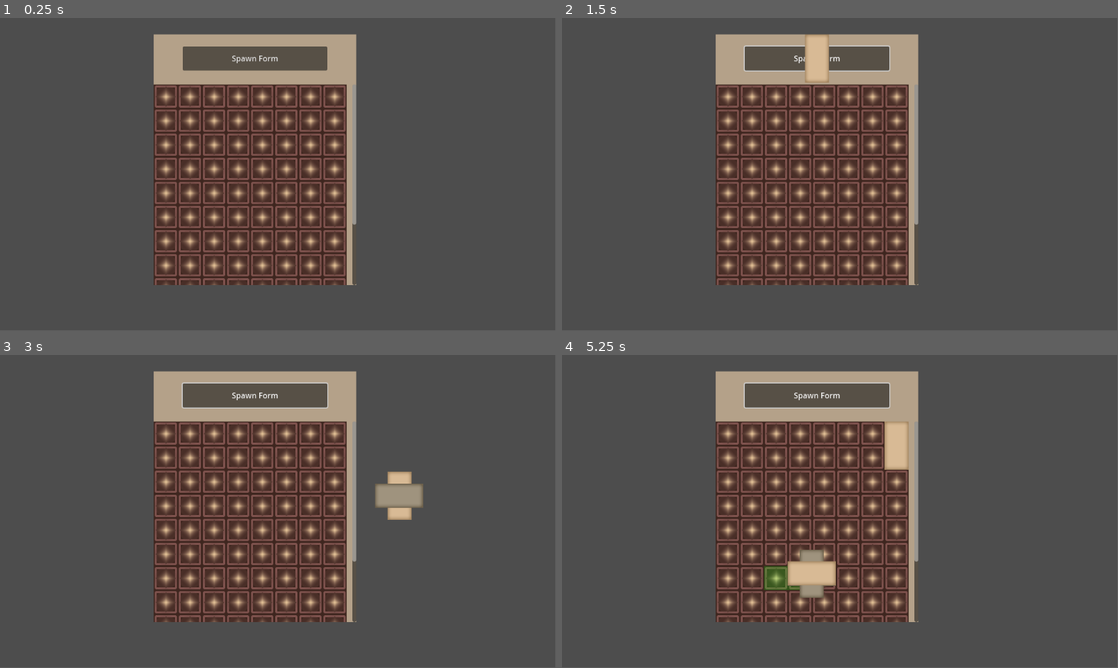
Above: before the commit, frames 1-4 (two rows, left to right).
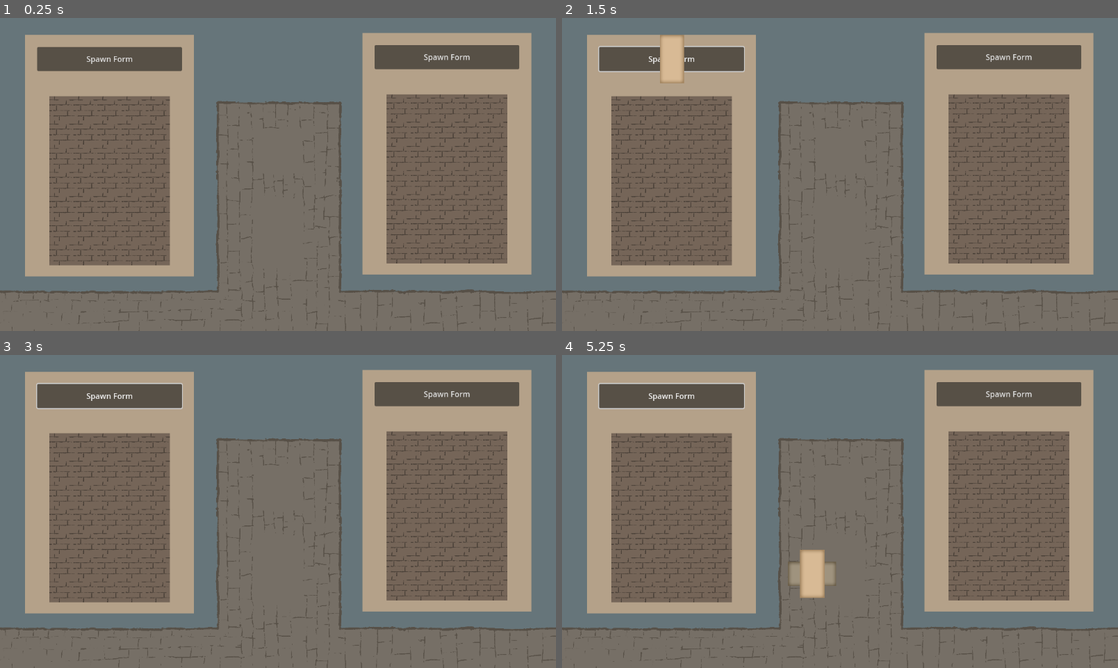
Above: after the commit, the same moments.

Repository: Bloham/LD54-Limited_Space
Game: Godot game, scene res://main.tscn
Same seed, same stepped clock (60 frames per second), same inputs: the game is played once before the commit and once after it. The project has no main scene, so this scene is started directly.
Inputs (mouse positions are in pixels of both pictures, inside the frame that each line leads up to):
- Up to frame 1 (0.25 s): no input
- Up to frame 2 (1.5 s): click "Spawn Form" at 0.5 s; click "Spawn Form" at 1.25 s
- Up to frame 3 (3 s): click "Spawn Form" at 2 s; tap Enter at 2.75 s; move the mouse to (400, 495) at 2.77 s; click (400, 495) at 2.85 s
- Up to frame 4 (5.25 s): tap Space at 3.5, 5 s; move the mouse to (728, 527) at 3.52 s; right-click (728, 527) at 3.6 s; tap Enter at 4.25 s; move the mouse to (895, 442) at 4.27 s; click (895, 442) at 4.35 s; move the mouse to (812, 574) at 5.02 s; right-click (812, 574) at 5.1 s
In our replay, the window is 799x449 before the commit and 800x450 after it. These sizes can differ from the game's own. Grey fills any space a smaller window leaves; there, only what the larger window draws over its background counts as a difference.

The runs differ from the first frame. In frame 1, 90% of the frame differs, in the area x 0-100%, y 0-100%; in frame 2, 91%; in frame 3, 90%; in frame 4, 90%.

Commit message:
some art and 2 ships

Diff:
--- a/inventory.gd
+++ b/inventory.gd
@@ -15,7 +15,7 @@
 # Called when the node enters the scene tree for the first time.
 func _ready():
 	#the number of slots to instanciate
-	for i in range(96):
+	for i in range(35):
 		create_slots()
 
 
--- a/inventory.tscn
+++ b/inventory.tscn
@@ -20,10 +20,10 @@
 anchor_top = 0.5
 anchor_right = 0.5
 anchor_bottom = 0.5
-offset_left = -210.0
-offset_top = -260.0
-offset_right = 210.0
-offset_bottom = 260.0
+offset_left = -576.0
+offset_top = -324.0
+offset_right = -226.0
+offset_bottom = 176.0
 grow_horizontal = 2
 grow_vertical = 2
 color = Color(0.705882, 0.631373, 0.537255, 1)
@@ -56,8 +56,10 @@
 
 [node name="GridContainer" type="GridContainer" parent="ColorRect/MarginContainer/VBoxContainer/ScrollContainer"]
 layout_mode = 2
+size_flags_horizontal = 6
+size_flags_vertical = 6
 theme_override_constants/h_separation = 0
 theme_override_constants/v_separation = 0
-columns = 8
+columns = 5
 
 [connection signal="pressed" from="ColorRect/MarginContainer/VBoxContainer/Header/Button_Spawn" to="." method="_on_button_spawn_pressed"]
--- a/main.tscn
+++ b/main.tscn
@@ -1,19 +1,28 @@
-[gd_scene load_steps=3 format=3 uid="uid://ce5dv6q8jwqje"]
+[gd_scene load_steps=4 format=3 uid="uid://ce5dv6q8jwqje"]
 
-[ext_resource type="PackedScene" uid="uid://cf652247lffdb" path="res://screen_size.tscn" id="1_15pie"]
 [ext_resource type="PackedScene" uid="uid://p63nh2qmvx4s" path="res://inventory.tscn" id="1_87sm2"]
+[ext_resource type="Texture2D" uid="uid://kmjpd32wk6jp" path="res://Asset/Water.png" id="2_mirc3"]
+[ext_resource type="Texture2D" uid="uid://bp2u6mpmem26n" path="res://Asset/Pier.png" id="3_c65of"]
 
 [node name="Main" type="Node2D"]
-position = Vector2(529, 294)
+position = Vector2(577, 323)
 
-[node name="ScreenSize" parent="." instance=ExtResource("1_15pie")]
+[node name="Water" type="Sprite2D" parent="."]
+position = Vector2(-1, 0)
+texture = ExtResource("2_mirc3")
 
-[node name="Inventory" parent="ScreenSize" instance=ExtResource("1_87sm2")]
-layout_mode = 1
-anchors_preset = 8
-anchor_left = 0.5
-anchor_top = 0.5
-anchor_right = 0.5
-anchor_bottom = 0.5
-size_flags_horizontal = 6
-size_flags_vertical = 6
+[node name="Pier" type="Sprite2D" parent="."]
+position = Vector2(-1, 87)
+texture = ExtResource("3_c65of")
+
+[node name="Inventory" parent="." instance=ExtResource("1_87sm2")]
+offset_left = 51.0
+offset_top = 36.0
+offset_right = 51.0
+offset_bottom = 36.0
+
+[node name="Inventory2" parent="." instance=ExtResource("1_87sm2")]
+offset_left = 750.0
+offset_top = 32.0
+offset_right = 750.0
+offset_bottom = 32.0
--- a/project.godot
+++ b/project.godot
@@ -18,6 +18,10 @@
 
 DataHandler="*res://DataHandler.gd"
 
+[display]
+
+window/stretch/mode="viewport"
+
 [input]
 
 mouse_rightclick={
Binary file changed: Asset/Grid/Kachel.png
Binary file added: Asset/Pier.png
Not shown, added: Asset/Pier.png.import
Binary file added: Asset/Water.png
Not shown, added: Asset/Water.png.import
